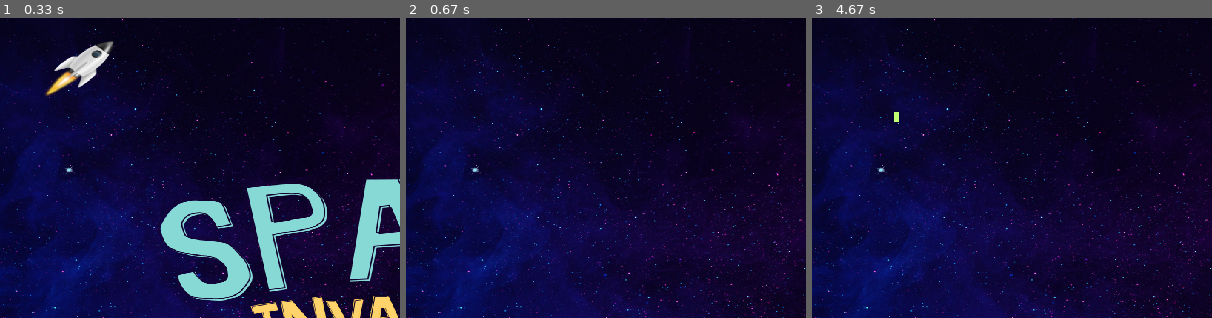
Above: before the commit, frames 1-3 (left to right).
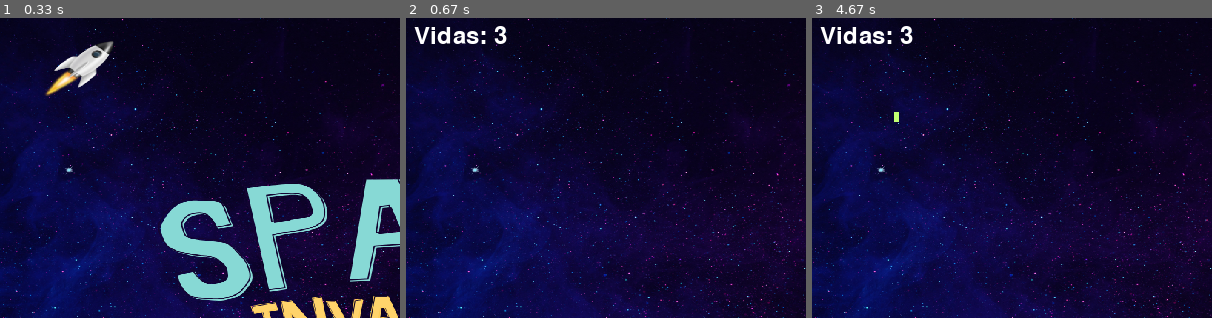
Above: after the commit, the same moments.

Repository: alanastaub/pygame
Game: pygame game, started from game.py
Two runs of this game, one before a commit and one after it. Both use one fixed random seed, a clock stepped at 60 frames per second and the inputs below.
Inputs:
- Up to frame 1 (0.33 s): no input
- Up to frame 2 (0.67 s): click "Jogar" at 0.38 s
- Up to frame 3 (4.67 s): tap Space at 0.67, 1.07, 1.37, 1.57, 1.9, 2.2, 2.4, 2.7, 2.97, 3.3, 3.6, 3.73, 4.13, 4.43 s; hold Right 1-1.47 s; hold Up 1.5-1.8 s; hold Right 1.83-2.3 s; hold Left 2.33-2.87 s; hold Down 2.9-3.2 s; hold Left 3.23-3.63 s; hold Up 3.67-4.03 s; hold Right from 4.07 s (still down)
The pictures show only the part of the screen within x 0-50%, y 1-51%; the shares and areas given below are measured in that part.

Frame 1 is identical in both runs. In frame 2, 0.6% of the frame differs, in the area x 2-26%, y 2-9%; in frame 3, 0.6%.

Commit message:
Exibir vidas do personagem defensor
Signed-off-by: Alana Camily Staub <alanastaubcamily@gmail.com>

Diff:
--- a/game.py
+++ b/game.py
@@ -40,6 +40,10 @@
     text_rect = button_text.get_rect(center=(x + width // 2, y + height // 2))
     screen.blit(button_text, text_rect)
 
+def draw_rocket_lives(screen, font, lives, x, y):
+    lives_text = font.render(f'Vidas: {lives}', True, settings.Colors.WHITE)
+    screen.blit(lives_text, (x, y))
+
 def start_game():
     pygame.mixer.music.set_volume(0.1)
     new_background_image = pygame.image.load(settings.Images.background_game)
@@ -55,6 +59,10 @@
     enemy_bullets = []
     last_shot = 0
     shoot_delay = 200
+    rocket_hits = 0
+    max_lives = 3
+
+    font = pygame.font.Font(None, 36)
 
     running = True
     while running:
@@ -87,6 +95,13 @@
 
         for bullet in enemy_bullets:
             bullet[1] += 5
+            if character_x < bullet[0] < character_x + rocket.get_width() and \
+               character_y < bullet[1] < character_y + rocket.get_height():
+                rocket_hits += 1
+                enemy_bullets.remove(bullet)
+                if rocket_hits >= max_lives:
+                    load_home()
+                    return
 
         enemy_bullets = [bullet for bullet in enemy_bullets if bullet[1] < HEIGHT]
 
@@ -100,6 +115,9 @@
             pygame.draw.rect(screen, settings.Colors.WHITE, (bullet[0], bullet[1], 5, 10))
         for bullet in enemy_bullets:
             pygame.draw.rect(screen, settings.Colors.GREEN, (bullet[0], bullet[1], 5, 10))
+
+        draw_rocket_lives(screen, font, max_lives - rocket_hits, 10, 10)
+
         pygame.display.flip()
 
     pygame.quit()
